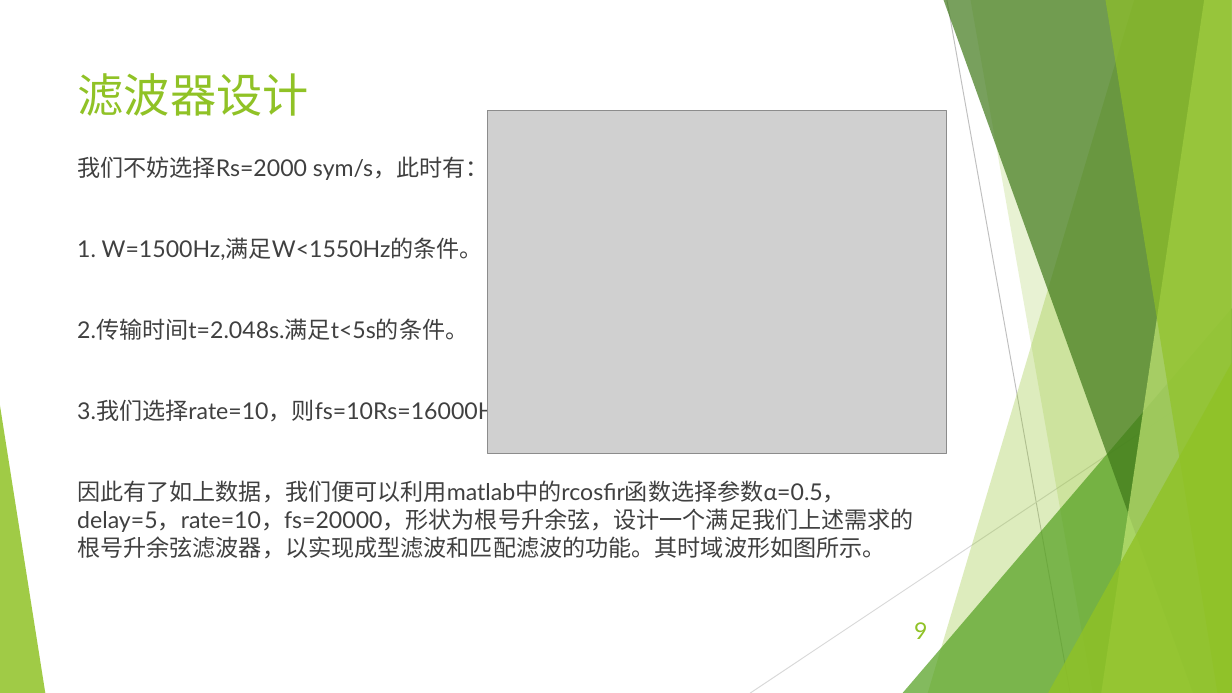
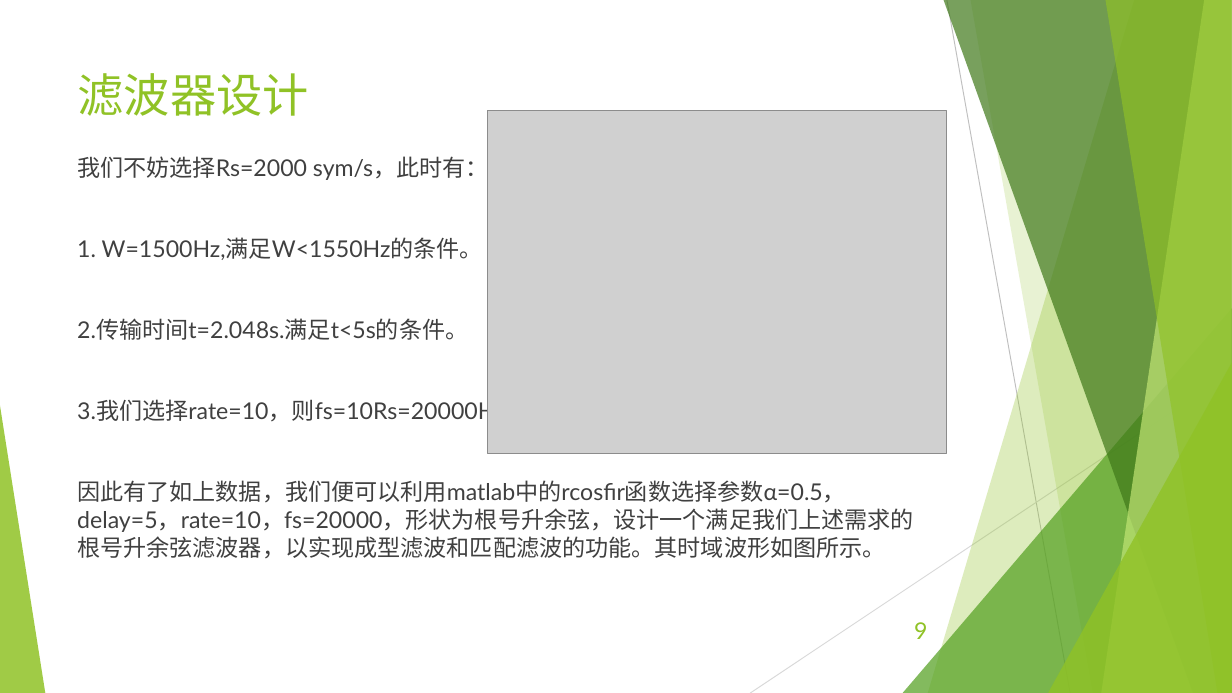
Before and after one commit to EECodingPresentation/project2, a slide deck: slide 9 of 展示报告.pptx. Drawn at 1232x693 pixels with LibreOffice and Linux fonts; fonts in the diff are those of the drawing; grey boxes stand for pictures. Boxes give left, top, right and bottom in pixels: in the first picture for what was removed or moved away, otherwise in the second. Text is boxed around its words. In the diff, an @@ line names an element or a change of style, - is before the commit and + after.

```diff
--- a/展示报告.pptx
+++ b/展示报告.pptx
@@ text at <box>77,399,505,425</box>: text changed @@
-3.我们选择rate=10，则fs=10Rs=16000Hz
+3.我们选择rate=10，则fs=10Rs=20000Hz
```
Also in this commit, not shown: 1 other slide changed.
